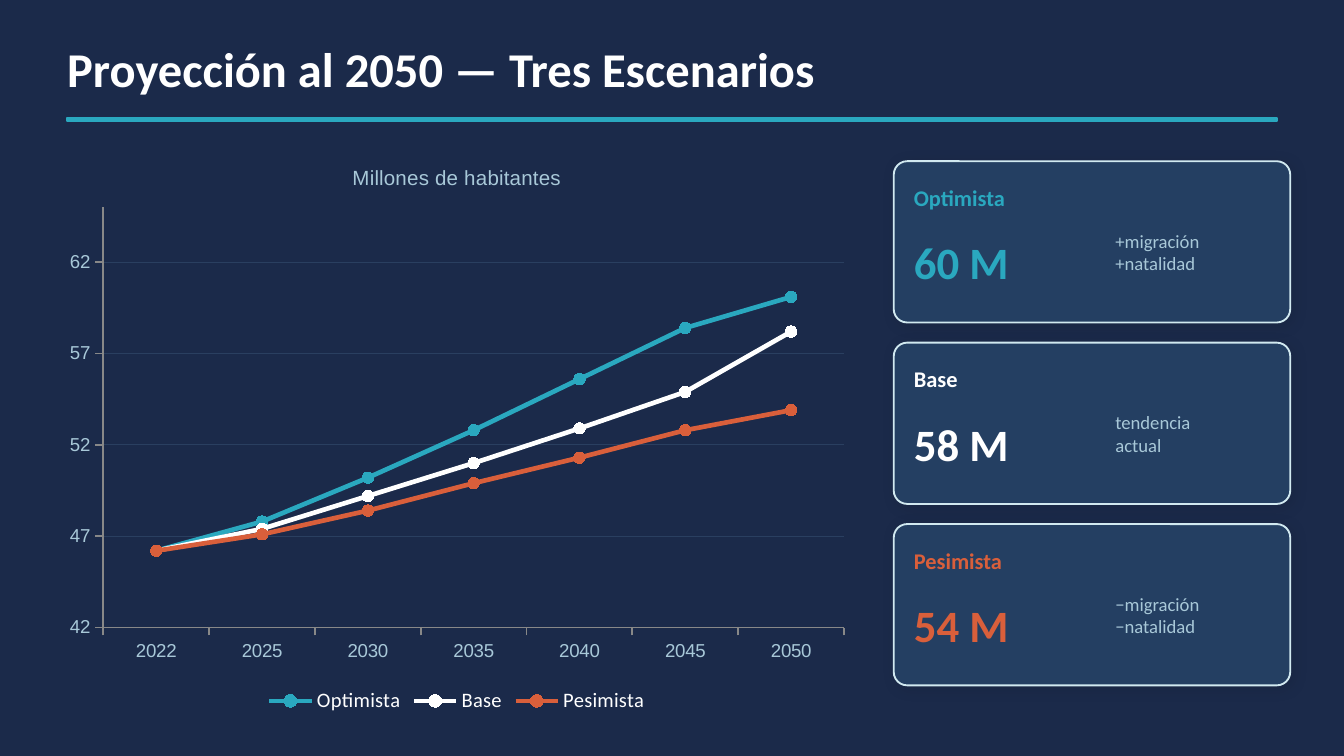
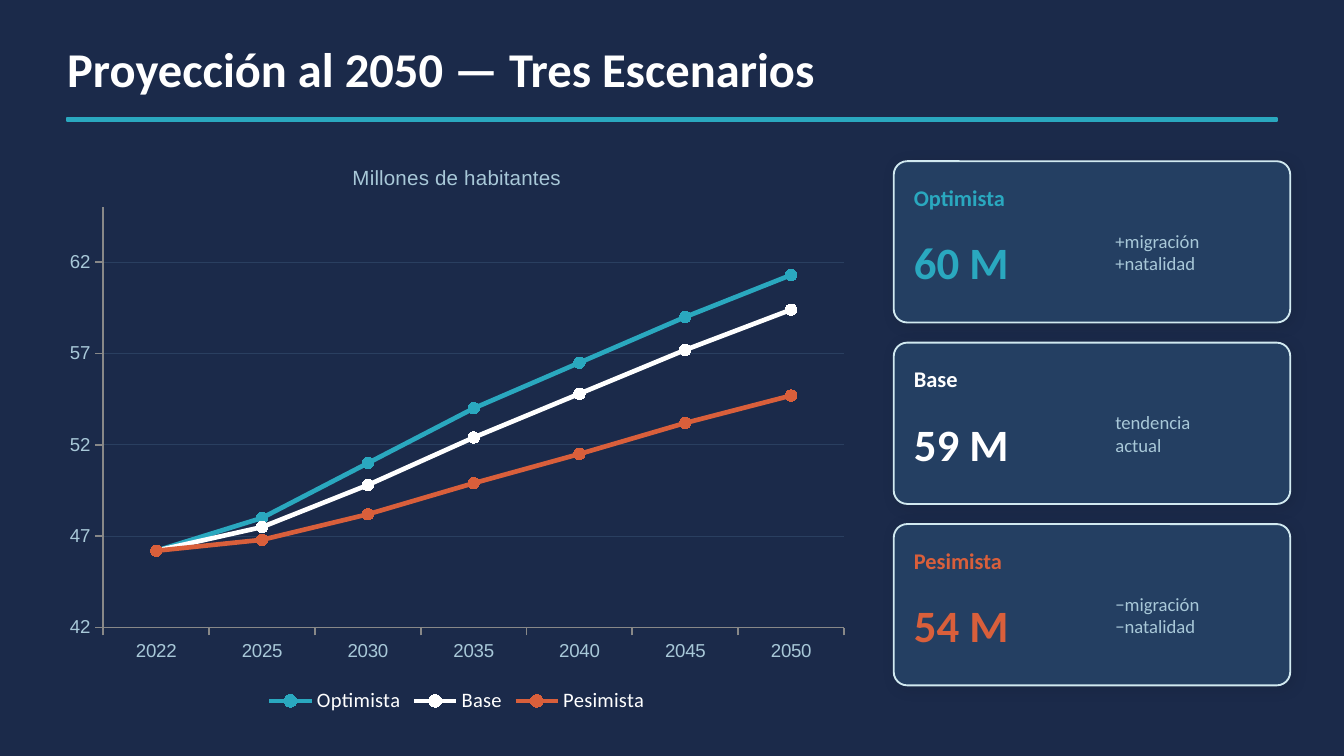
Before and after one commit to matias258/Analisis-sobre-Dinamicas-Demograficas-Argentinas-Mediante-UDE, a slide deck: slide 12 of UDE_Argentina_2050.pptx (slide 13 before the commit). Drawn at 1344x756 pixels with LibreOffice and Linux fonts; fonts in the diff are those of the drawing. Boxes give left, top, right and bottom in pixels: in the first picture for what was removed or moved away, otherwise in the second. Text is boxed around its words. In the diff, an @@ line names an element or a change of style, - is before the commit and + after.

Commit message:
changes ppt

```diff
--- a/UDE_Argentina_2050.pptx
+++ b/UDE_Argentina_2050.pptx
@@ line chart at [54,141,860,719] @@
-Optimista: 46.2, 47.8, 50.2, 52.8, 55.6, 58.4, 60.1
+Optimista: 46.2, 48, 51, 54, 56.5, 59, 61.3
-Base: 46.2, 47.4, 49.2, 51, 52.9, 54.9, 58.2
+Base: 46.2, 47.5, 49.8, 52.4, 54.8, 57.2, 59.4
-Pesimista: 46.2, 47.1, 48.4, 49.9, 51.3, 52.8, 53.9
+Pesimista: 46.2, 46.8, 48.2, 49.9, 51.5, 53.2, 54.7
@@ text at [914,431,1008,462]: text changed @@
-58 M
+59 M
```
Also in this commit, not shown: 4 other slides changed, 1 slide removed, 1 other file.
